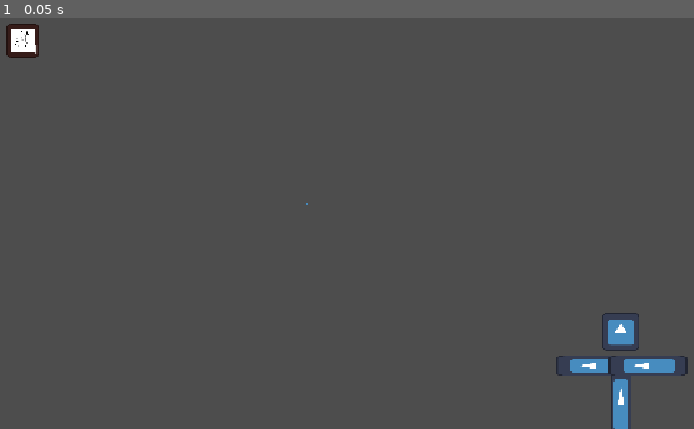
Above: before the commit, frame 1.
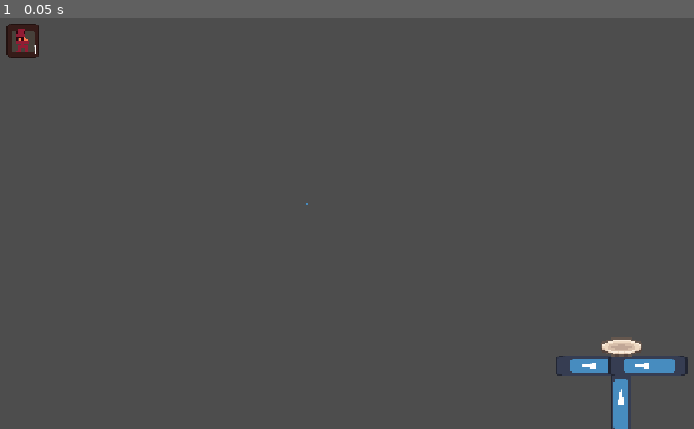
Above: after the commit, the same moment.

Repository: Regonold520/gmtk-foodkap
Game: Godot game, scene res://main.tscn
Same seed, same stepped clock (60 frames per second), same inputs: the game is played once before the commit and once after it. The project has no main scene, so this scene is started directly. The engine's default icon, where the game draws it, is replaced by a stand-in: a white triangle on a blue panel in a dark square.
Inputs:
- Up to frame 1 (0.05 s): no input

The runs differ from the first frame. In frame 1, 0.6% of the frame differs, in the area x 1-93%, y 2-93%.

Commit message:
boxes can now take and give

Diff:
--- a/main.tscn
+++ b/main.tscn
@@ -3,7 +3,9 @@
 [ext_resource type="Script" uid="uid://ds30j7ju2x01n" path="res://scripts/holdingManager.gd" id="1_ig7tw"]
 [ext_resource type="PackedScene" uid="uid://blk14fdp1rcc6" path="res://scenes/ingredientBox.tscn" id="2_0xm2m"]
 [ext_resource type="Script" uid="uid://opk5dpwvdpmf" path="res://scripts/selectionManager.gd" id="2_1bvp3"]
+[ext_resource type="Texture2D" uid="uid://dj2iuufkxf5ot" path="res://assets/machines/plate.png" id="3_272bh"]
 [ext_resource type="Texture2D" uid="uid://cg77hijyxxnqb" path="res://icon.svg" id="3_lquwl"]
+[ext_resource type="Script" uid="uid://cs0sbb3q5o2qs" path="res://scripts/textureOffset.gd" id="5_5vw27"]
 [ext_resource type="Script" uid="uid://de02chtosiqg4" path="res://resources/ingredient.gd" id="5_lquwl"]
 
 [sub_resource type="CircleShape2D" id="CircleShape2D_mltvj"]
@@ -11,21 +13,14 @@
 
 [sub_resource type="Resource" id="Resource_1bvp3"]
 script = ExtResource("5_lquwl")
-metadata/_custom_type_script = "uid://de02chtosiqg4"
-
-[sub_resource type="Resource" id="Resource_lquwl"]
-script = ExtResource("5_lquwl")
-metadata/_custom_type_script = "uid://de02chtosiqg4"
-
-[sub_resource type="Resource" id="Resource_7mycd"]
-script = ExtResource("5_lquwl")
+Type = "testFood"
 metadata/_custom_type_script = "uid://de02chtosiqg4"
 
 [node name="Node2D" type="Node2D" unique_id=1273140]
 
 [node name="HoldingManager" type="Node" parent="." unique_id=280262521 node_paths=PackedStringArray("ItemHeldVisual")]
 script = ExtResource("1_ig7tw")
-ItemHeldVisual = NodePath("Kaplin")
+ItemHeldVisual = NodePath("TestFood")
 
 [node name="Icon" type="Sprite2D" parent="HoldingManager" unique_id=417373091]
 position = Vector2(1028, 611)
@@ -44,10 +39,16 @@
 scale = Vector2(0.2283184, 0.8918921)
 texture = ExtResource("3_lquwl")
 
-[node name="Kaplin" type="Sprite2D" parent="HoldingManager" unique_id=202097846]
-position = Vector2(1028, 507.99994)
-scale = Vector2(0.42721432, 0.42721432)
-texture = ExtResource("3_lquwl")
+[node name="Plate" type="Sprite2D" parent="HoldingManager" unique_id=1557747950]
+position = Vector2(1029.0001, 530.00006)
+scale = Vector2(2.5, 2.5)
+texture = ExtResource("3_272bh")
+
+[node name="TestFood" type="Sprite2D" parent="HoldingManager" unique_id=1093508646]
+position = Vector2(1030, 532)
+scale = Vector2(2.5, 2.5)
+offset = Vector2(0, -5)
+script = ExtResource("5_5vw27")
 
 [node name="SelectionManager" type="Node" parent="." unique_id=1872995996 node_paths=PackedStringArray("selectionObject")]
 script = ExtResource("2_1bvp3")
@@ -64,7 +65,7 @@
 
 [node name="Area2D" parent="." unique_id=961949610 instance=ExtResource("2_0xm2m")]
 position = Vector2(167, 89)
-ResourcesHeld = Array[ExtResource("5_lquwl")]([SubResource("Resource_1bvp3"), SubResource("Resource_lquwl"), SubResource("Resource_7mycd")])
+ResourcesHeld = Array[ExtResource("5_lquwl")]([SubResource("Resource_1bvp3")])
 
 [connection signal="clickedObject" from="SelectionManager" to="HoldingManager" method="_on_selection_manager_clicked_object"]
 [connection signal="clickedObject" from="SelectionManager" to="SelectionManager" method="_on_clicked_object"]
--- a/project.godot
+++ b/project.godot
@@ -37,4 +37,5 @@
 
 [rendering]
 
+textures/canvas_textures/default_texture_filter=0
 rendering_device/driver.windows="d3d12"
--- a/resources/ingredient.gd
+++ b/resources/ingredient.gd
@@ -8,3 +8,6 @@
 
 ## QualityModifier Refers to the increased quality of the food
 @export var QualityModifier : float = 1.0
+
+## Refers to any sort of modulation on the object
+@export var Tint : Color = Color.WHITE
--- a/scenes/ingredientBox.tscn
+++ b/scenes/ingredientBox.tscn
@@ -2,6 +2,7 @@
 
 [ext_resource type="Script" uid="uid://br46wkcoku3w" path="res://scripts/ResourceBox.gd" id="1_cx443"]
 [ext_resource type="Texture2D" uid="uid://cg77hijyxxnqb" path="res://icon.svg" id="2_g71qr"]
+[ext_resource type="Texture2D" uid="uid://c54dmcpwvpoun" path="res://assets/ingredients/testFood.png" id="3_norf3"]
 
 [sub_resource type="RectangleShape2D" id="RectangleShape2D_mltvj"]
 size = Vector2(48, 48)
@@ -19,8 +20,9 @@
 offset_top = -17.0
 offset_right = 17.0
 offset_bottom = 17.0
-texture = ExtResource("2_g71qr")
-expand_mode = 4
+texture = ExtResource("3_norf3")
+expand_mode = 2
+stretch_mode = 5
 
 [node name="Count" type="Label" parent="." unique_id=1928753435]
 offset_left = -23.0
--- a/scripts/ResourceBox.gd
+++ b/scripts/ResourceBox.gd
@@ -6,4 +6,17 @@
 @export var ResourcesHeld : Array[IngredientResource] = []:
 	set(type):
 		ResourcesHeld = type
-		$ItemTexture.texture = load("res://assets/ingredients/kaplin.png") #change later
+		displayItems()
+
+func displayItems() -> void:
+	if ResourcesHeld != []:
+		$ItemTexture.texture = load("res://assets/ingredients/"+ResourcesHeld[0].Type+".png")
+		$Count.text = str(ResourcesHeld.size())
+	else:
+		$ItemTexture.texture = null
+		$Count.text = ""
+
+func grabItemFromTop() -> IngredientResource:
+	var item = ResourcesHeld.pop_back()
+	displayItems()
+	return item
--- a/scripts/holdingManager.gd
+++ b/scripts/holdingManager.gd
@@ -9,9 +9,26 @@
 	set(item):
 		inHand = item
 		if ItemHeldVisual:
-			ItemHeldVisual.texture = load("res://assets/ingredients/kaplin.png")
+			if inHand != null:
+				ItemHeldVisual.texture = load("res://assets/ingredients/"+inHand.Type+".png")
+				ItemHeldVisual.modulate = inHand.Tint
+			else:
+				ItemHeldVisual.texture = null
 
 func _on_selection_manager_clicked_object(object : Node):
 	if object is ResourceBox:
 		if inHand == null and object.ResourcesHeld != []:
-			inHand = object.ResourcesHeld.pop_front()
+			inHand = object.grabItemFromTop()
+		else:
+			var canInput : bool
+			if object.ResourcesHeld != []:
+				if object.ResourcesHeld[0].Type == inHand.Type:
+					canInput = true
+				else:
+					canInput = false
+			else:
+				canInput = true
+			if inHand != null and canInput:
+				var newArray : Array[IngredientResource] = [inHand]
+				object.ResourcesHeld = newArray
+				inHand = null
--- /dev/null
+++ b/scripts/textureOffset.gd
@@ -0,0 +1,5 @@
+extends Sprite2D
+
+func _process(delta):
+	if texture:
+		offset.y = -(texture.get_size().y / 2)
Not shown, added: scripts/textureOffset.gd.uid
